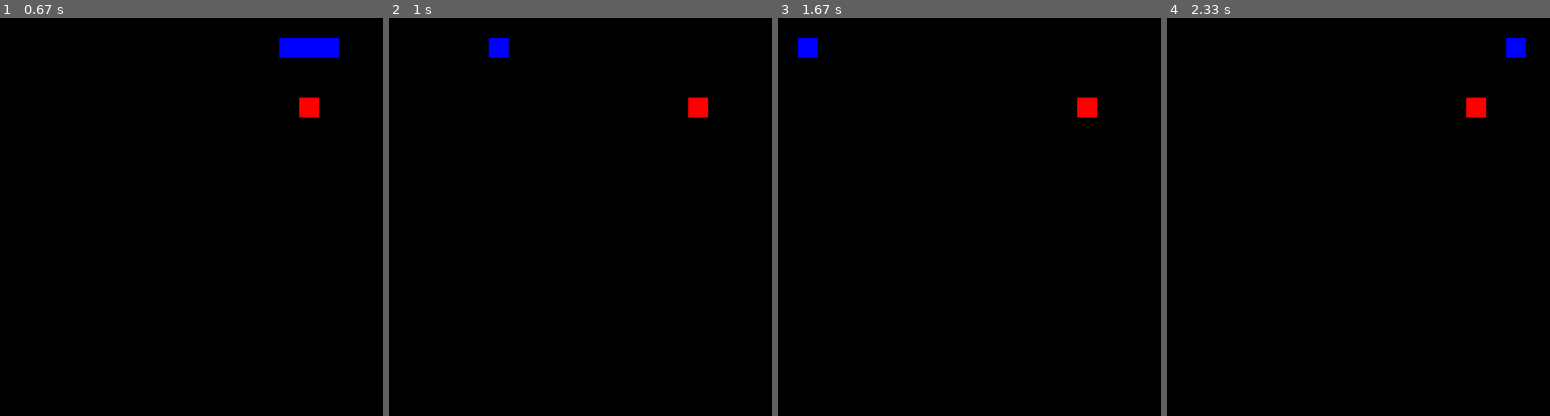
Above: before the commit, frames 1-4 (left to right).
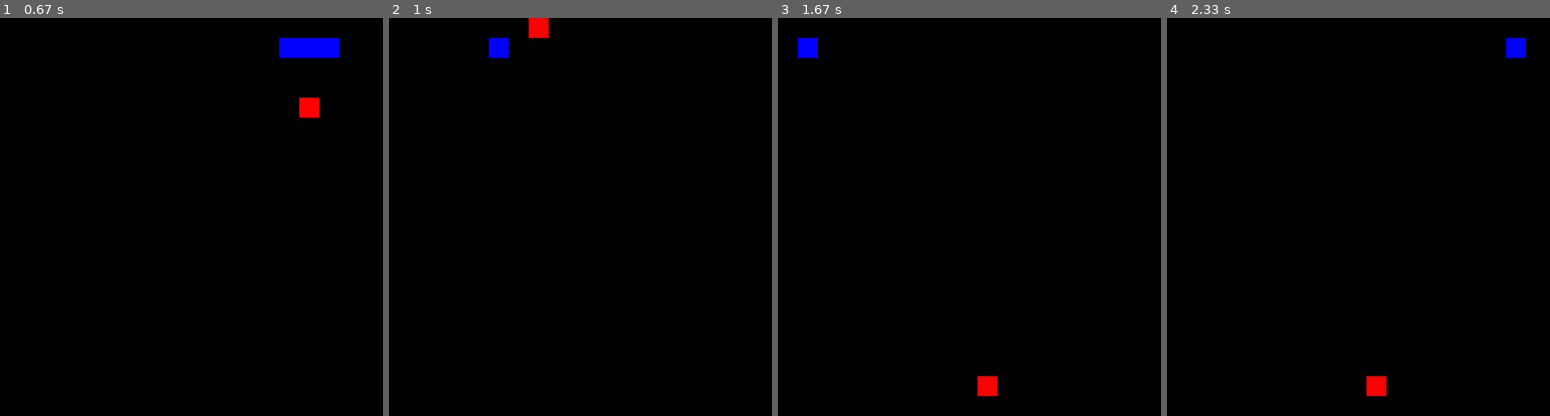
Above: after the commit, the same moments.

Repository: IAya-py/pygame-games
Game: pygame game, started from game.py
Same seed, same stepped clock (60 frames per second), same inputs: the game is played once before the commit and once after it.
Inputs:
- Up to frame 1 (0.67 s): tap A at 0.33 s
- Up to frame 2 (1 s): hold Right from 0.67 s (still down)
- Up to frame 3 (1.67 s): release Right at 1.13 s; hold Up 1.17-1.63 s
- Up to frame 4 (2.33 s): hold Left from 2.17 s (still down)

Frame 1 is identical in both runs. In frame 2, 0.5% of the frame differs, in the area x 36-84%, y 0-25%; in frame 3, 0.5%; in frame 4, 0.5%.

Commit message:
The snake now dies if it touches itself

Diff:
--- a/game.py
+++ b/game.py
@@ -52,11 +52,14 @@
 
     [hx, hy] = snake.pieces[0]
 
-    if hx < 0 or hy < 0 or hx > HEIGHT-1 or hy > WIDTH-1:
+    if hx < 0 or hy < 0 or hx > HEIGHT-1 or hy > WIDTH-1 or (len([p for p in snake.pieces if p == [hx, hy]])) > 1:
         snake.reset()
+        food = Food()
 
     if hx == food.x and hy == food.y:
         food = Food()
+        snake.add()
+
 
 
     screen.fill(BLACK)
